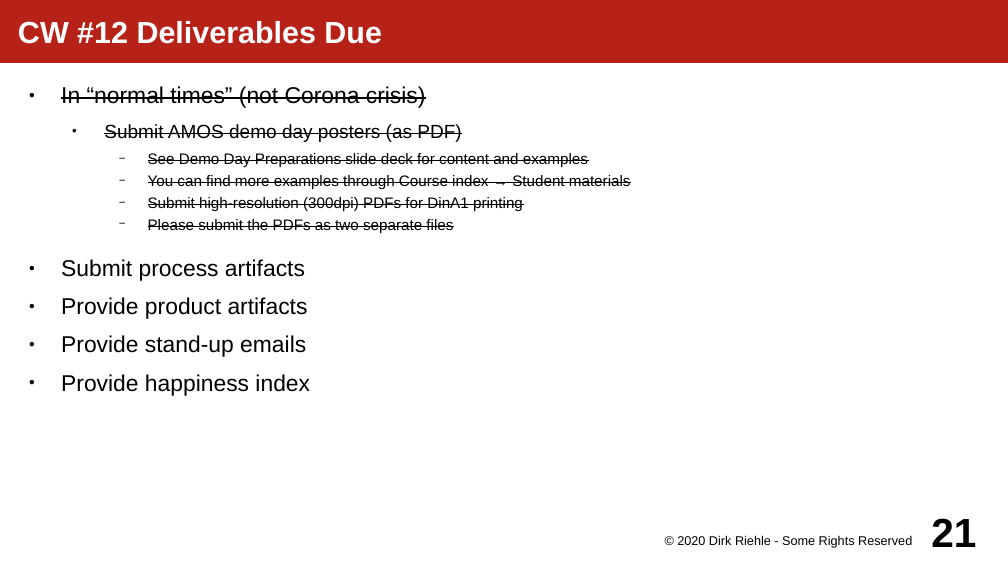
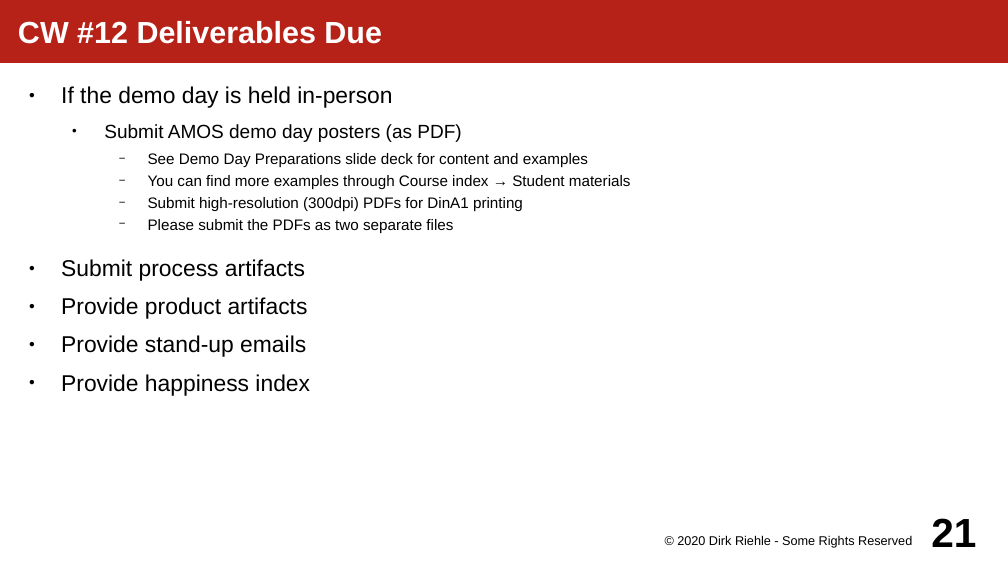
Before and after one commit to dirkriehle/amos-course, a slide deck: slide 21 of Lecture slides/AMOS A02 - Course Schedule.odp. Drawn at 1008x567 pixels with LibreOffice and Linux fonts; fonts in the diff are those of the drawing. Boxes give left, top, right and bottom in pixels: in the first picture for what was removed or moved away, otherwise in the second. Text is boxed around its words. In the diff, an @@ line names an element or a change of style, - is before the commit and + after.

Commit message:
Demo day!

```diff
--- a/Lecture slides/AMOS A02 - Course Schedule.odp
+++ b/Lecture slides/AMOS A02 - Course Schedule.odp
@@ text at (61,86,392,108): text changed @@
-● In “normal times” (not Corona crisis)
+● If the demo day is held in-person
@@ text at (104,124,631,233): strikethrough off in "Submit AMOS demo day posters (as PDF)", "See Demo Day Preparations slide deck for ...", "You can find more examples through Course ...", "Submit high-resolution (300dpi) PDFs for DinA1 printing" and 1 more places @@
```
Also in this commit, not shown: 1 other slide changed, 4 other files.
